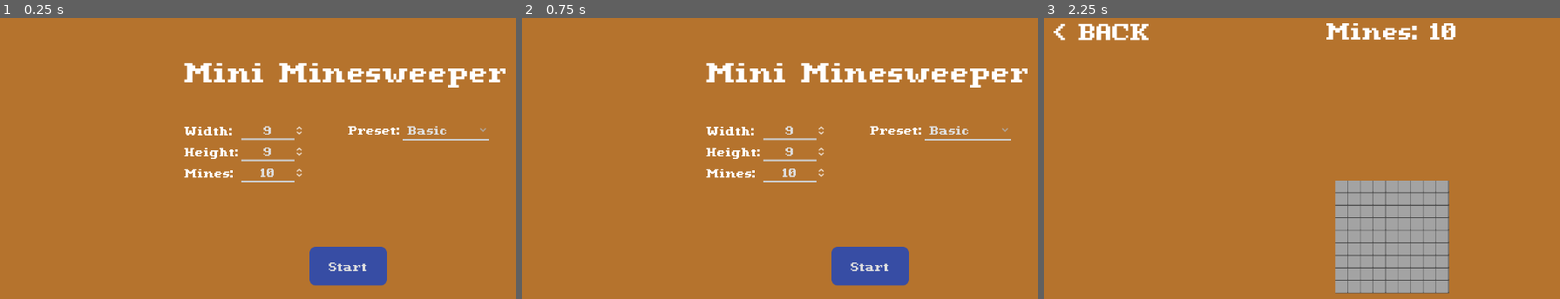
Above: before the commit, frames 1-3 (left to right).
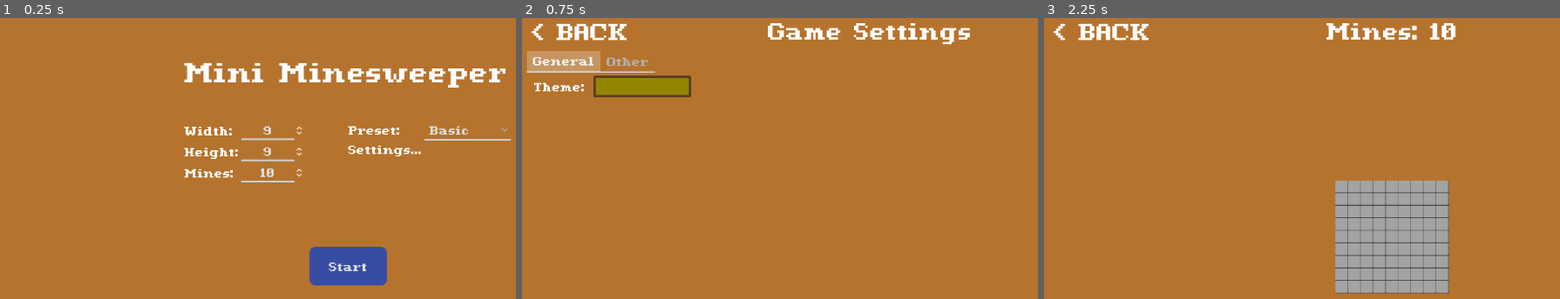
Above: after the commit, the same moments.

Repository: PgBiel/godot-mini-minesweeper
Game: Godot game, scene res://scenes/main.tscn
The game is run twice, just before and just after one commit, with the same random seed, the same clock (stepped at 60 frames per second) and the same inputs.
Inputs (mouse positions are in pixels of both pictures, inside the frame that each line leads up to):
- Up to frame 1 (0.25 s): no input
- Up to frame 2 (0.75 s): click (909, 150) at 0.5 s, where only the run after the commit has a clickable "Settings..."
- Up to frame 3 (2.25 s): click (1100, 32) at 1.25 s, where only the run after the commit has a clickable "< BACK"; click "Start" at 2 s

The runs differ from the first frame. In frame 1, 0.5% of the frame differs, in the area x 67-99%, y 38-50%; in frame 2, 10%, in the area x 0-98%, y 1-96%; in frame 3, nothing differs.

Commit message:
add start menu button to go to settings

Diff:
--- a/godot/scenes/config_page.tscn
+++ b/godot/scenes/config_page.tscn
@@ -1,6 +1,7 @@
-[gd_scene load_steps=8 format=3 uid="uid://b8bvbbmitr340"]
+[gd_scene load_steps=9 format=3 uid="uid://b8bvbbmitr340"]
 
 [ext_resource type="Theme" uid="uid://dgvkguk1hjwkt" path="res://themes/ui_theme.tres" id="1_m3s3u"]
+[ext_resource type="Script" path="res://scripts/config_page.gd" id="1_u3xrp"]
 [ext_resource type="FontFile" uid="uid://c2aiuxvr37jfi" path="res://assets/fonts/romulus_by_pix3m_d6aokem.ttf" id="2_w1mw7"]
 
 [sub_resource type="StyleBoxEmpty" id="StyleBoxEmpty_sdf0a"]
@@ -20,6 +21,7 @@
 anchor_bottom = 1.0
 grow_horizontal = 2
 grow_vertical = 2
+script = ExtResource("1_u3xrp")
 
 [node name="ConfigContainer" type="VBoxContainer" parent="."]
 layout_mode = 1
@@ -35,6 +37,7 @@
 mouse_filter = 1
 
 [node name="ReturnButton" type="Button" parent="ConfigContainer/Titlebar"]
+unique_name_in_owner = true
 layout_mode = 1
 offset_left = 15.0
 offset_right = 179.0
@@ -52,7 +55,6 @@
 text = "< BACK"
 
 [node name="ConfigTitle" type="Label" parent="ConfigContainer/Titlebar"]
-unique_name_in_owner = true
 layout_mode = 1
 anchors_preset = 5
 anchor_left = 0.5
@@ -100,3 +102,5 @@
 offset_right = 40.0
 offset_bottom = 23.0
 text = "WIP..."
+
+[connection signal="pressed" from="ConfigContainer/Titlebar/ReturnButton" to="." method="_on_return_button_pressed"]
--- a/godot/scenes/main.tscn
+++ b/godot/scenes/main.tscn
@@ -1,7 +1,8 @@
-[gd_scene load_steps=4 format=3 uid="uid://yg70wasq4js6"]
+[gd_scene load_steps=5 format=3 uid="uid://yg70wasq4js6"]
 
 [ext_resource type="Script" path="res://scripts/main.gd" id="1_0r2jf"]
 [ext_resource type="PackedScene" uid="uid://bjob57vcphlia" path="res://scenes/start_menu_hud.tscn" id="1_420cq"]
+[ext_resource type="PackedScene" uid="uid://b8bvbbmitr340" path="res://scenes/config_page.tscn" id="3_kxc86"]
 [ext_resource type="PackedScene" uid="uid://b5w7vh4owx24e" path="res://scenes/ingame.tscn" id="3_rf8qo"]
 
 [node name="Main" type="Node"]
@@ -18,9 +19,14 @@
 [node name="Ingame" parent="." instance=ExtResource("3_rf8qo")]
 unique_name_in_owner = true
 
+[node name="ConfigPage" parent="." instance=ExtResource("3_kxc86")]
+unique_name_in_owner = true
+
 [node name="StartMenuHUD" parent="." instance=ExtResource("1_420cq")]
 unique_name_in_owner = true
 
 [connection signal="go_back_requested" from="Ingame" to="." method="go_back"]
+[connection signal="go_back_requested" from="ConfigPage" to="." method="switch_to_start_menu"]
 [connection signal="continue_button_clicked" from="StartMenuHUD" to="." method="resume_game"]
+[connection signal="settings_button_clicked" from="StartMenuHUD" to="." method="switch_to_settings"]
 [connection signal="start_button_clicked" from="StartMenuHUD" to="." method="start"]
--- a/godot/scenes/start_menu_hud.tscn
+++ b/godot/scenes/start_menu_hud.tscn
@@ -27,7 +27,6 @@
 
 [node name="ContinueButton" type="Button" parent="."]
 unique_name_in_owner = true
-visible = false
 anchors_preset = 7
 anchor_left = 0.5
 anchor_top = 1.0
@@ -154,9 +153,16 @@
 popup/item_3/text = "Custom"
 popup/item_3/id = 3
 
+[node name="SettingsButton" type="Button" parent="AdjacentConfigContainer"]
+layout_mode = 2
+theme = ExtResource("3_50yix")
+theme_type_variation = &"FlatButton"
+text = "Settings..."
+
 [connection signal="pressed" from="StartButton" to="." method="_on_start_button_pressed"]
 [connection signal="pressed" from="ContinueButton" to="." method="_on_continue_button_pressed"]
 [connection signal="value_changed" from="ConfigContainer/WidthInput" to="." method="_on_width_input_value_changed"]
 [connection signal="value_changed" from="ConfigContainer/HeightInput" to="." method="_on_height_input_value_changed"]
 [connection signal="value_changed" from="ConfigContainer/MinesInput" to="." method="_on_mines_input_value_changed"]
 [connection signal="item_selected" from="AdjacentConfigContainer/PresetControl/PresetInput" to="." method="apply_preset"]
+[connection signal="pressed" from="AdjacentConfigContainer/SettingsButton" to="." method="_on_settings_button_pressed"]
--- /dev/null
+++ b/godot/scripts/config_page.gd
@@ -0,0 +1,7 @@
+extends Control
+
+## Signals the user clicked "BACK" to return to the start menu.
+signal go_back_requested
+
+func _on_return_button_pressed() -> void:
+	go_back_requested.emit()
--- a/godot/scripts/main.gd
+++ b/godot/scripts/main.gd
@@ -1,7 +1,7 @@
 extends Node
 
 func _ready() -> void:
-	%Ingame.hide_with_hud()
+	switch_to_start_menu()
 
 ## Starts the game (upon start button click).
 func start() -> void:
@@ -12,7 +12,8 @@
 	switch_to_ingame()
 	%Ingame.enable_game()
 
-## Returns to the start menu when the user clicks "BACK".
+## Returns to the start menu when the user clicks "BACK"
+## from ingame.
 func go_back() -> void:
 	%StartMenuHUD.show_continue()
 	switch_to_start_menu()
@@ -21,14 +22,23 @@
 func resume_game() -> void:
 	switch_to_ingame()
 
+func hide_huds_and_menus() -> void:
+	%StartMenuHUD.hide()
+	%Ingame.disable_game()
+	%Ingame.hide_with_hud()
+	%ConfigPage.hide()
+
 ## Hides the start menu and shows the in-game HUD and UI.
 func switch_to_ingame() -> void:
-	%StartMenuHUD.hide()
+	hide_huds_and_menus()
 	%Ingame.show_with_hud()
 	%Ingame.enable_game()
 
 ## Hides the in-game HUD and UI and shows the start menu.
 func switch_to_start_menu() -> void:
-	%Ingame.disable_game()
-	%Ingame.hide_with_hud()
+	hide_huds_and_menus()
 	%StartMenuHUD.show()
+
+func switch_to_settings() -> void:
+	hide_huds_and_menus()
+	%ConfigPage.show()
--- a/godot/scripts/start_menu_hud.gd
+++ b/godot/scripts/start_menu_hud.gd
@@ -2,6 +2,7 @@
 
 signal start_button_clicked
 signal continue_button_clicked
+signal settings_button_clicked
 
 ## User-provided grid width (in cells)
 var user_width: int = 0
@@ -146,3 +147,6 @@
 		_set_mines(mines, true)
 	else:
 		print_debug("[!!!] Somehow got an invalid index from PresetInput: %d" % index)
+
+func _on_settings_button_pressed() -> void:
+	settings_button_clicked.emit()
--- a/godot/themes/ui_theme.tres
+++ b/godot/themes/ui_theme.tres
@@ -1,8 +1,10 @@
-[gd_resource type="Theme" load_steps=18 format=3 uid="uid://dgvkguk1hjwkt"]
+[gd_resource type="Theme" load_steps=19 format=3 uid="uid://dgvkguk1hjwkt"]
 
 [ext_resource type="FontFile" uid="uid://c2aiuxvr37jfi" path="res://assets/fonts/romulus_by_pix3m_d6aokem.ttf" id="1_8b237"]
 [ext_resource type="Texture2D" uid="uid://421guxu74ghk" path="res://assets/art/ui/pixel-radio-button-16-white.png" id="2_cu73c"]
 [ext_resource type="Texture2D" uid="uid://c5kldbpsq8ne7" path="res://assets/art/ui/pixel-radio-button-16-black.png" id="3_67ifp"]
+
+[sub_resource type="StyleBoxEmpty" id="StyleBoxEmpty_f41tf"]
 
 [sub_resource type="StyleBoxFlat" id="StyleBoxFlat_hxpwa"]
 bg_color = Color(0.188235, 0.396078, 0.156863, 1)
@@ -118,6 +120,11 @@
 FlatButton/colors/font_focus_color = Color(0.552941, 0.611765, 0.941176, 1)
 FlatButton/colors/font_hover_color = Color(0.552941, 0.611765, 0.941176, 1)
 FlatButton/colors/font_hover_pressed_color = Color(0.552941, 0.611765, 0.941176, 1)
+FlatButton/styles/disabled = SubResource("StyleBoxEmpty_f41tf")
+FlatButton/styles/focus = SubResource("StyleBoxEmpty_f41tf")
+FlatButton/styles/hover = SubResource("StyleBoxEmpty_f41tf")
+FlatButton/styles/normal = SubResource("StyleBoxEmpty_f41tf")
+FlatButton/styles/pressed = SubResource("StyleBoxEmpty_f41tf")
 GreenBigButton/base_type = &"Button"
 GreenBigButton/styles/disabled = SubResource("StyleBoxFlat_hxpwa")
 GreenBigButton/styles/focus = SubResource("StyleBoxFlat_hxpwa")
